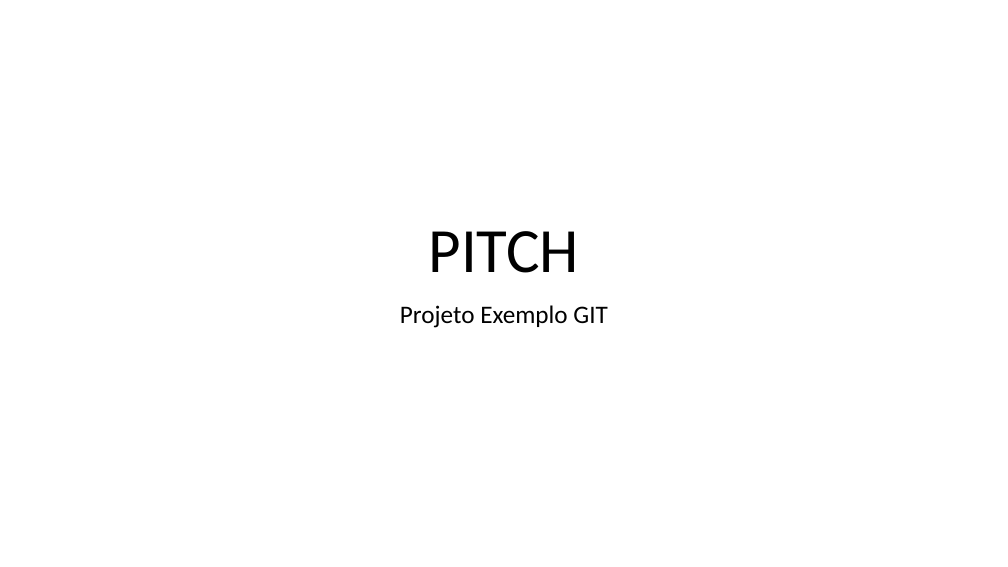
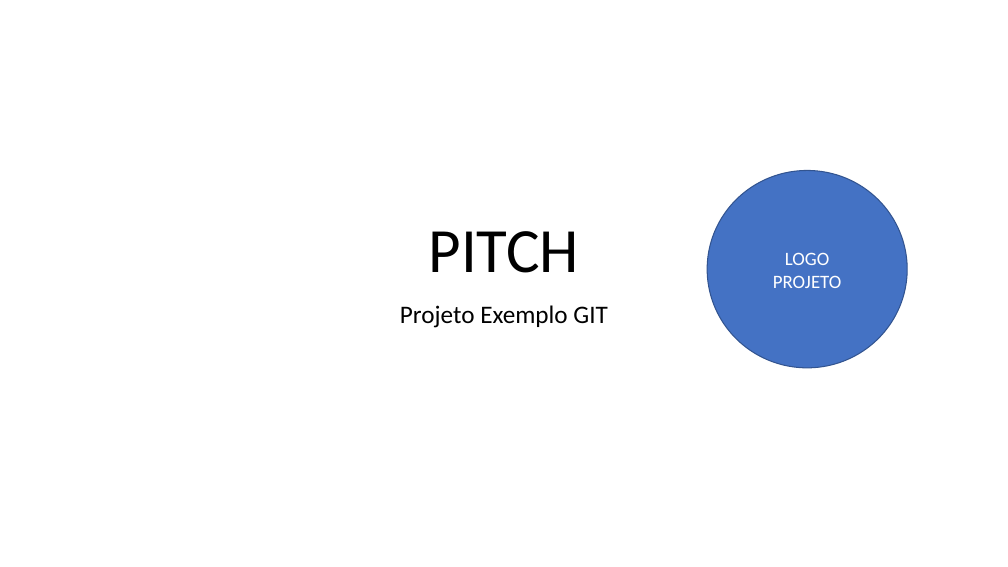
Before and after one commit to Thouser12/TesteGITHUB, a slide deck: slide 1 of PastaDocumentos/PITCH.pptx. Drawn at 1008x567 pixels with LibreOffice and Linux fonts; fonts in the diff are those of the drawing. Boxes give left, top, right and bottom in pixels: in the first picture for what was removed or moved away, otherwise in the second. Text is boxed around its words. In the diff, an @@ line names an element or a change of style, - is before the commit and + after.

Commit message:
2a versao do PITCH com LOGO adicionado

```diff
--- a/PastaDocumentos/PITCH.pptx
+++ b/PastaDocumentos/PITCH.pptx
@@ ellipse added at [707,171,907,368], fill #4472C4, outline #325491 1 pt, 18 pt, text #FFFFFF @@
+LOGO
+PROJETO
```
